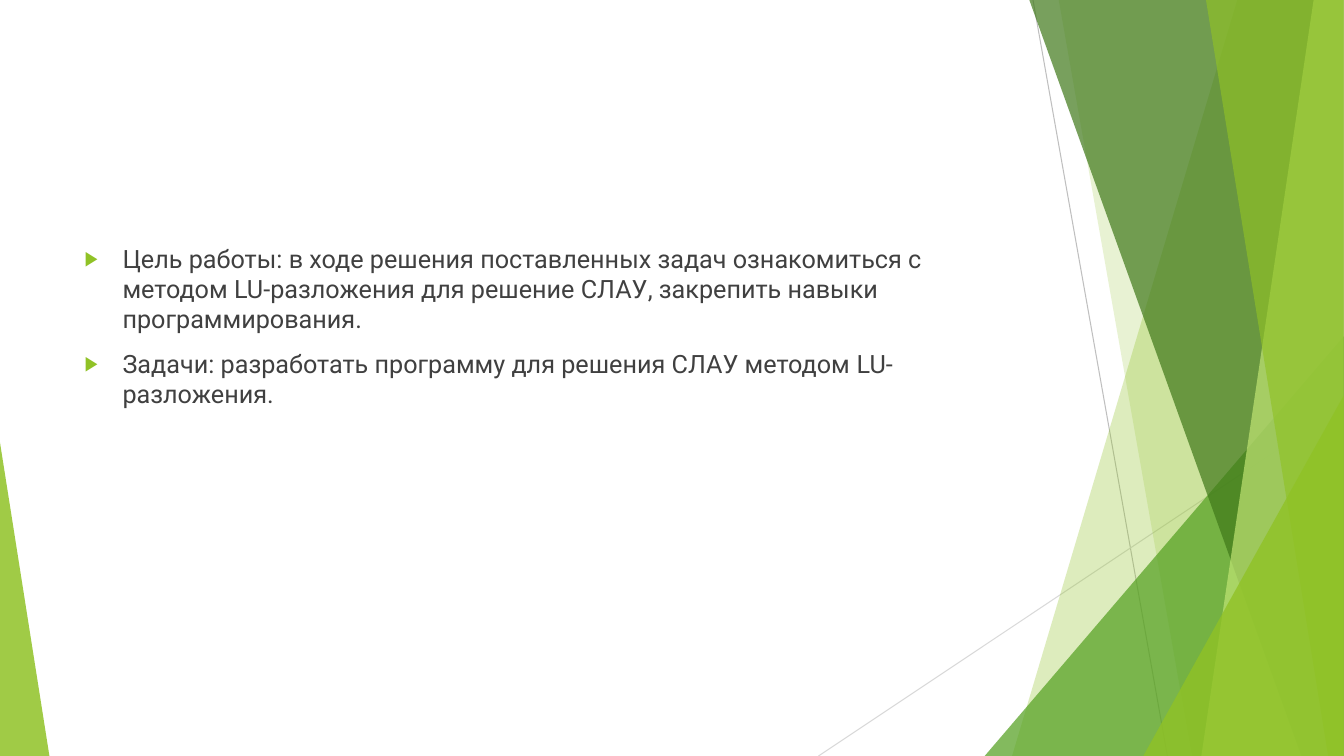
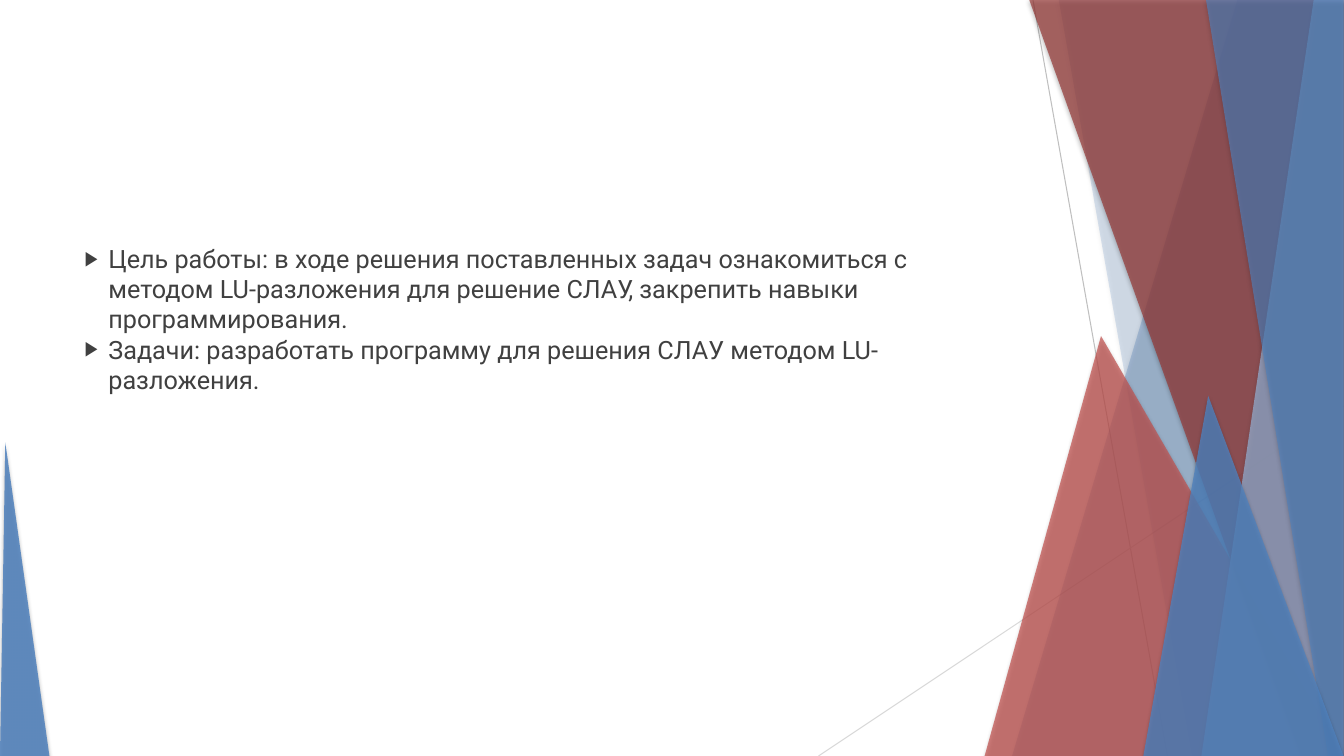
Before and after one commit to ovr/kraut, a slide deck: slide 2 of kraut.pptx. Drawn at 1344x756 pixels with LibreOffice and Linux fonts; fonts in the diff are those of the drawing. Boxes give left, top, right and bottom in pixels: in the first picture for what was removed or moved away, otherwise in the second. Text is boxed around its words. In the diff, an @@ line names an element or a change of style, - is before the commit and + after.

```diff
--- a/kraut.pptx
+++ b/kraut.pptx
@@ freeform shape at (x1=1012, y1=0, x2=1344, y2=756): fill #90C226 at 30% opacity to #4F81BD at 30% opacity; shadow on; outline redrawn @@
@@ freeform shape at (x1=1029, y1=0, x2=1344, y2=756): fill #3F7819 at 70% opacity to #953735 at 70% opacity; shadow on; outline redrawn @@
@@ line (1033, 0) - (1168, 756): stroke #BFBFBF 0.75 pt to #BFBFBF 0.74 pt @@
@@ freeform shape at (x1=1059, y1=0, x2=1344, y2=756): fill #90C226 at 20% opacity to #4F81BD at 20% opacity; shadow on; outline redrawn @@
@@ freeform shape at (x1=1202, y1=0, x2=1344, y2=756): fill #C0E474 at 70% opacity to #95B3D7 at 70% opacity; shadow on; outline redrawn @@
@@ freeform shape at (x1=1206, y1=0, x2=1344, y2=756): fill #90C226 at 65% opacity to #4F81BD at 65% opacity; shadow on; outline redrawn @@
@@ text "Цель работы: в ходе решения ..." at (x1=108, y1=249, x2=907, y2=394): indent changed; less space between paragraphs @@
@@ triangle at (x1=985, y1=336, x2=1344, y2=756): fill #54A021 at 72% opacity to #C0504D at 72% opacity; shadow on; proportions changed @@
@@ line (1344, 406) - (819, 756): stroke #D9D9D9 0.75 pt to #D9D9D9 0.74 pt @@
@@ triangle at (x1=1143, y1=396, x2=1344, y2=756): fill #90C226 at 80% opacity to #4F81BD at 80% opacity; shadow on; proportions changed @@
@@ triangle at (x1=0, y1=443, x2=49, y2=756): fill #90C226 at 85% opacity to #4F81BD at 85% opacity; shadow on; proportions changed @@
```
Also in this commit, not shown: 5 other slides changed, 1 slide added, 3 slides removed, 1 other file.
